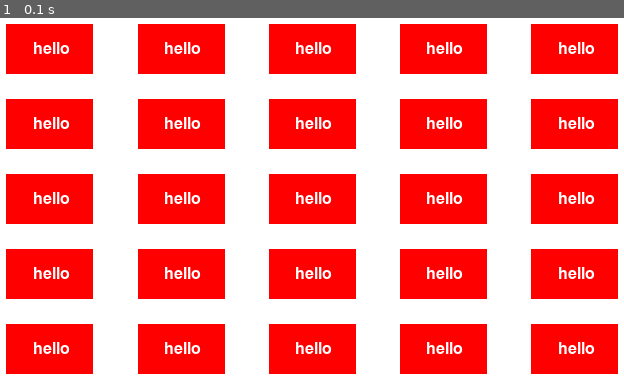
Above: before the commit, frame 1.
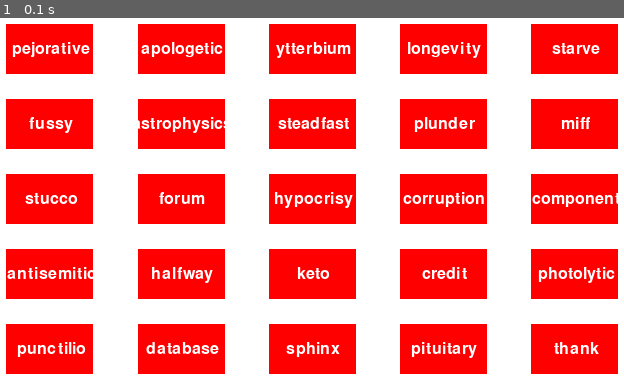
Above: after the commit, the same moment.

Repository: nitishlobo/aristotles_game
Game: pygame game, started from main.py
Two runs of this game, one before a commit and one after it. Both use one fixed random seed, a clock stepped at 60 frames per second and the inputs below.
Inputs:
- Up to frame 1 (0.1 s): no input

The runs differ from the first frame. In frame 1, 5.1% of the frame differs, in the area x 1-100%, y 6-94%.

Commit message:
Able to display random words from the dictionary. Noticed a small bug where sometimes the word is too big for the cell.

Diff:
--- a/main.py
+++ b/main.py
@@ -1,3 +1,4 @@
+import random
 import pygame
 import linecache
 import colours
@@ -148,18 +149,17 @@
     gap_w = (cell_w*2)/(cols-1)
     gap_h = (cell_h*2)/(rows-1)
 
-    print("dictionary.csv file has", file_len(DICTIONARY_FILE), "lines")
-    print("empty.csv file has", file_len("empty.csv"), "lines")
-    print("yellow.csv file has", file_len("yellow.csv"), "lines")
+    #Use system clock to generate random numbers
+    random.seed(None)
 
-    #Get a word from the dictionary and clear the cache afterwords
-    line = linecache.getline(DICTIONARY_FILE, 20278)
-    linecache.clearcache()
-
-    word = 'hello'
     cell_list = []
     for i in range(0, rows):
         for j in range(0, cols):
+            #Get a word from the dictionary and clear the cache afterwords
+            word = linecache.getline(DICTIONARY_FILE, random.randint(1, word_count)).strip('\n\r\t')
+            linecache.clearcache()
+
+            #Generate a cell and display the game words
             cell_list.append(Cell(game_display, margin_w + cell_w*j + gap_w*j, margin_h + cell_h*i + gap_h*i, cell_w, cell_h, colours.PRIMARY_RED, word))
             cell_list[-1].draw_rect()
             cell_list[-1].display_word()
